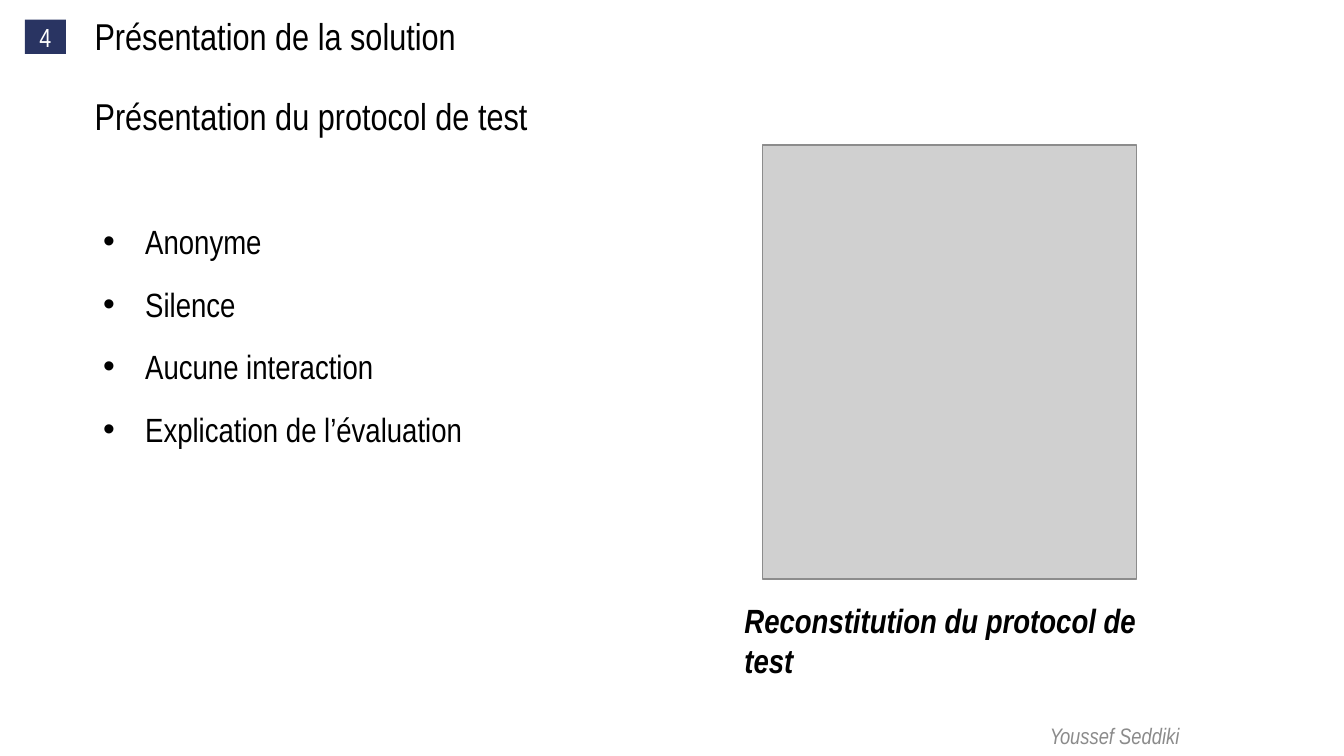
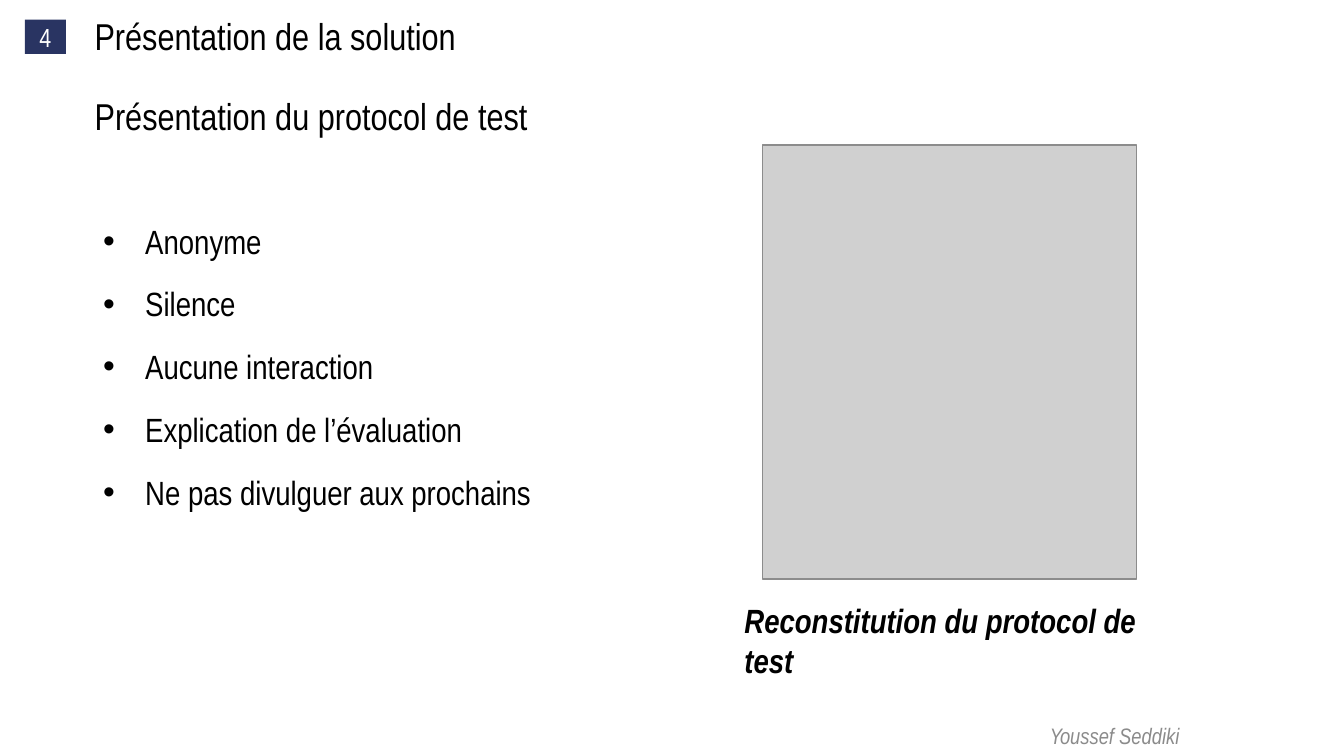
Before and after one commit to yseddiki/TFE, a slide deck: slide 8 of TFE V2.pptx. Drawn at 1344x756 pixels with LibreOffice and Linux fonts; fonts in the diff are those of the drawing; grey boxes stand for pictures. Boxes give left, top, right and bottom in pixels: in the first picture for what was removed or moved away, otherwise in the second. Text is boxed around its words. In the diff, an @@ line names an element or a change of style, - is before the commit and + after.

```diff
--- a/TFE V2.pptx
+++ b/TFE V2.pptx
@@ text at <box>145,480,530,511</box>: paragraph added @@
+• Ne pas divulguer aux prochains
```
Also in this commit, not shown: 3 other slides changed, 7 slides added.
